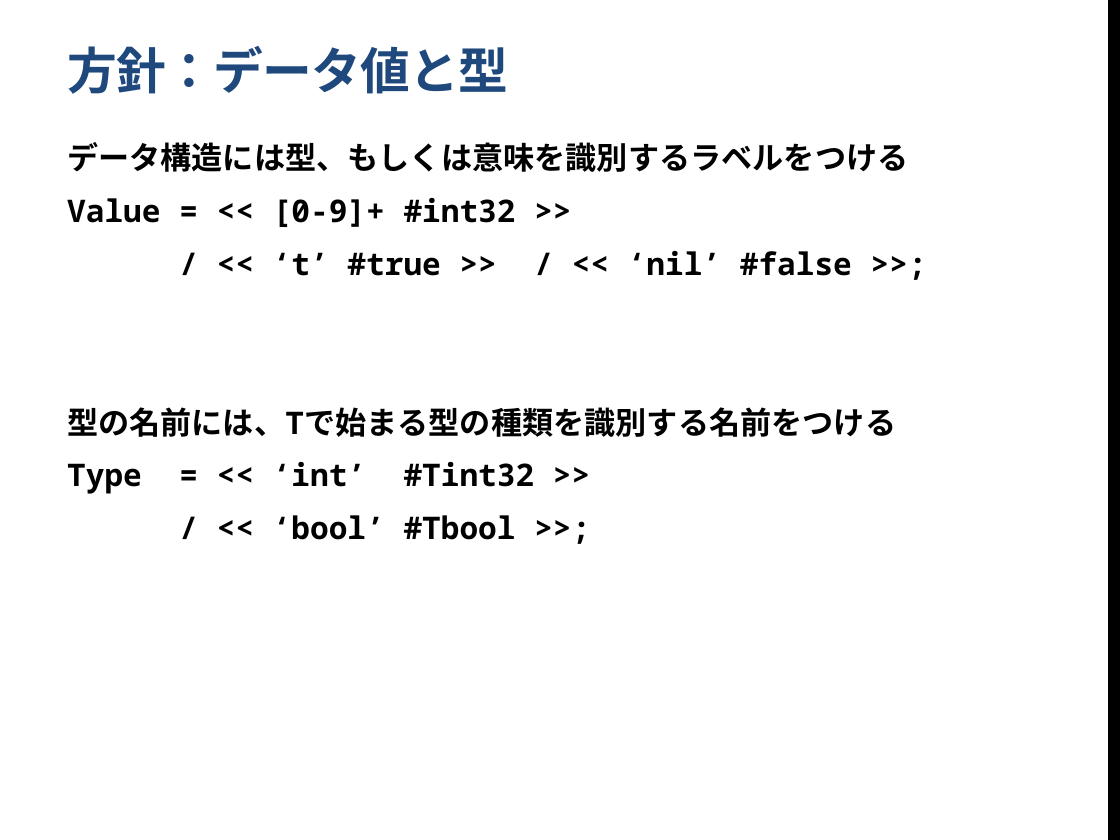
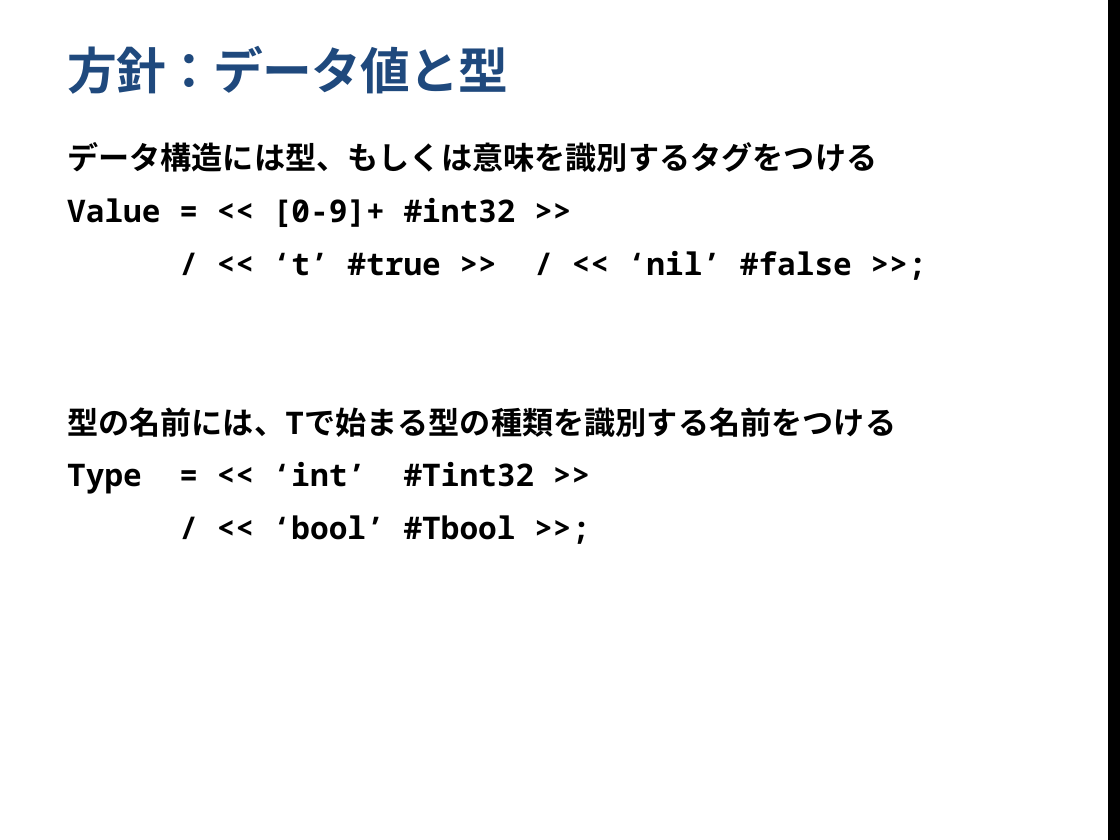
Before and after one commit to yshinya6/libbun2, a slide deck: slide 5 of doc/BunCommon.pptx (slide 3 before the commit). Drawn at 1120x840 pixels with LibreOffice and Linux fonts; fonts in the diff are those of the drawing; background and template pictures are left out. Boxes give left, top, right and bottom in pixels: in the first picture for what was removed or moved away, otherwise in the second. Text is boxed around its words. In the diff, an @@ line names an element or a change of style, - is before the commit and + after.

```diff
--- a/doc/BunCommon.pptx
+++ b/doc/BunCommon.pptx
@@ text at (x1=67, y1=142, x2=877, y2=172): text changed @@
-データ構造には型、もしくは意味を識別するラベルをつける
+データ構造には型、もしくは意味を識別するタグをつける
```
Also in this commit, not shown: 4 other slides changed, 6 slides added, 1 slide removed.
